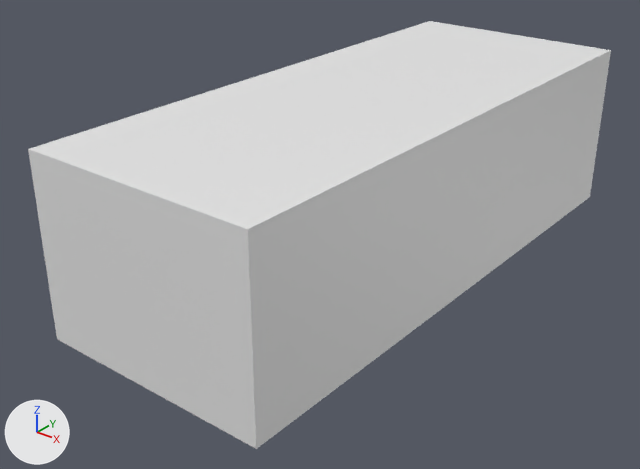
The FBX model Static Meshes/Pillars/Pillar_Pipes/Originals/Pillar_Pipe_Section.fbx as it was, and as the next commit left it.
Both versions are drawn from a camera (50 mm lens) standing at (10.06, -6.31, 7.16) and looking at (1.65, 4.19, 0.64). The lights are fixed; the arrows at lower left show +X, +Y and +Z. Where no turn or scale is listed for an object, it has been applied to the vertices.

The scene before the commit, as lines of its bpy script (objects in view):
```python
me_mesh = bpy.data.meshes.new('Mesh')
me_mesh.from_pydata(...)  # a box spanning x 0.0..4.0, y 0.0..10.0, z 0.0..3.0
ob_section = bpy.data.objects.new('Section', me_mesh)
ob_section.location = (0.0, 0.0, 0.0)
```
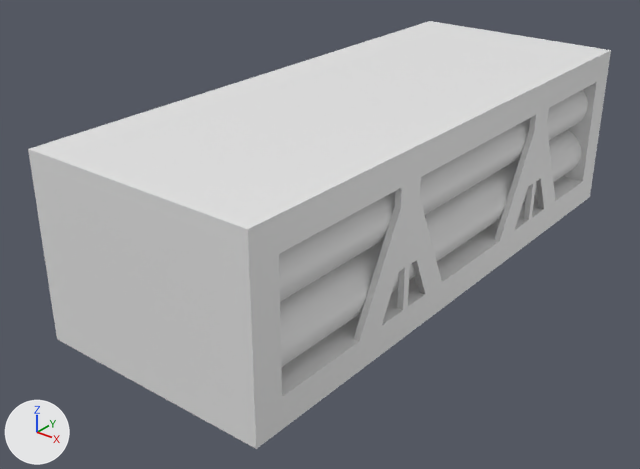
Commit message: Pipes pillar first pass of details

Patch to the scene script:
```diff
--- a/Static Meshes/Pillars/Pillar_Pipes/Originals/Pillar_Pipe_Section.fbx.py
+++ b/Static Meshes/Pillars/Pillar_Pipes/Originals/Pillar_Pipe_Section.fbx.py
@@ me_mesh @@
 # used by ob_section; location = (0.0, 0.0, 0.0)
-me_mesh.from_pydata(...)  # 8 vertices, 6 faces; spans x 0.0..4.0, y 0.0..10.0, z 0.0..3.0
+me_mesh.from_pydata(...)  # 506 vertices, 326 faces; spans x 0.0..4.0, y 0.0..10.0, z 0.0..3.0
+# me_mesh part 1: 426 vertices added at x 0.0..4.0, y 0.47..9.54, z 0.0..2.5
+# me_mesh part 2: 36 vertices added at x 3.9..4.0, y 2.12..4.28, z 0.5..2.5
```

Location of each change, (x1, y1, x2, y2) in pixels of the pictures (640 x 469 px):
part 1 of me_mesh, added
    after: (248, 51, 611, 449)
part 2 of me_mesh, added
    after: (354, 177, 442, 341)
